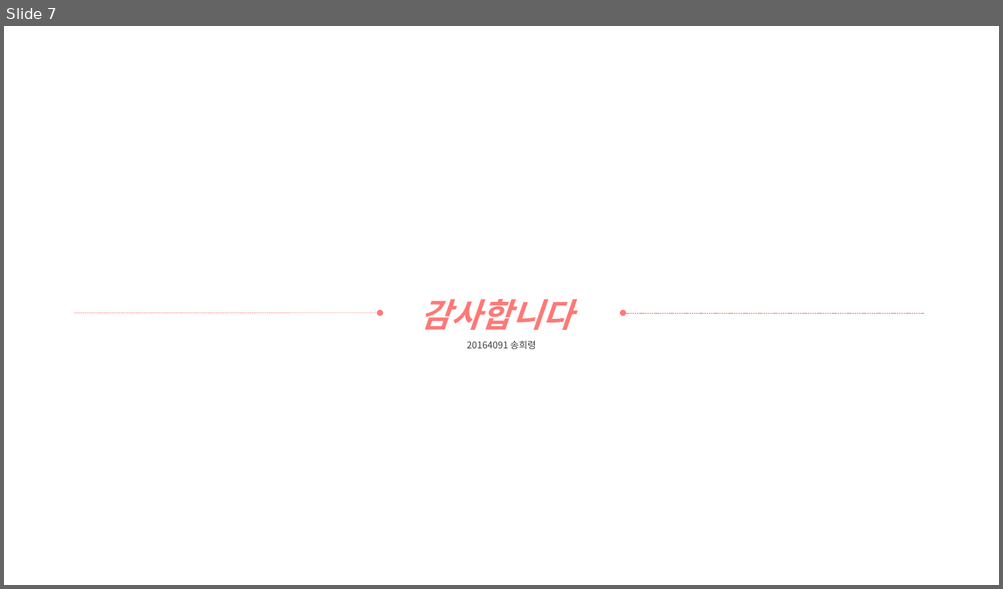
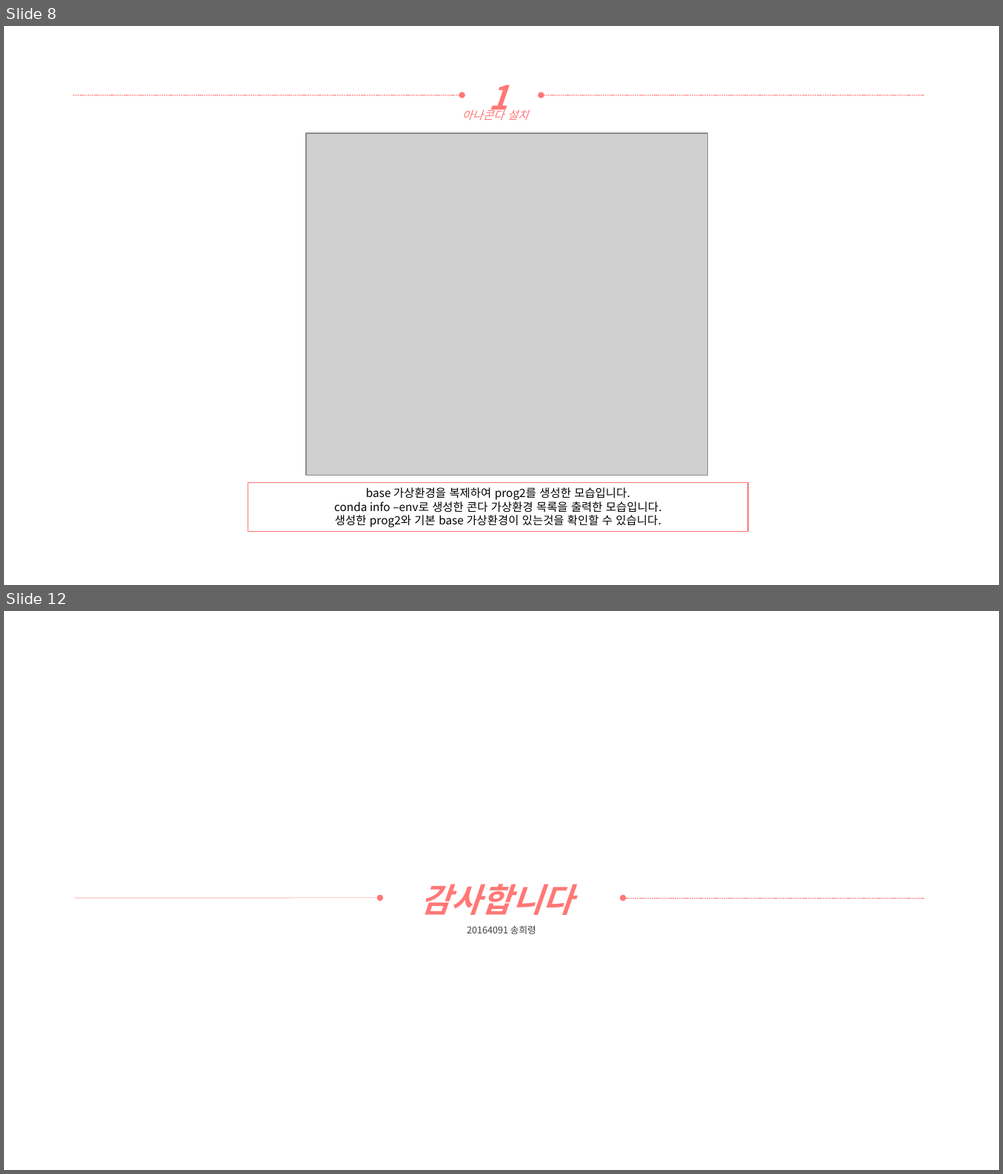
Before and after one commit to yooatom2200/Programing_Base_2, a slide deck: 2장/20164091-송희령-2주차 과제.pptx. Shown one above the other, each under a label of ours: slide 7 before the commit, slides 8 and 12 after it; the slides between them are not shown. The pictures are 1003x589 and 1003x1174 pixels, drawn with LibreOffice and Linux fonts; fonts in the diff are those of the drawing; grey boxes stand for pictures. Boxes give left, top, right and bottom in pixels: in the first picture for what was removed or moved away, otherwise in the second. Text is boxed around its words. In the diff, an @@ line names an element or a change of style, - is before the commit and + after.

```diff
--- a/2장/20164091-송희령-2주차 과제.pptx
+++ b/2장/20164091-송희령-2주차 과제.pptx
@@ slide 8 added at [4,26,999,585], background #FFFFFF @@
@@ text added at [488,85,507,118], 32 pt, text #FF7876, bold, italic @@
+1
@@ arrow added from (73, 96) to (462, 96), #FF7876 0.5 pt dashed @@
@@ text added at [462,107,528,120], 11 pt, text #FF7876, italic @@
+아나콘다 설치
@@ arrow added from (924, 96) to (541, 96), #FF7876 0.5 pt dashed @@
@@ picture added at [306,133,708,476] @@
@@ rectangle added at [248,483,748,532], outline #FF7876 1 pt, 11 pt, text #000000 @@
+base 가상환경을 복제하여 prog2를 생성한 모습입니다.
+conda info –env로 생성한 콘다 가상환경 목록을 출력한 모습입니다.
+생성한 prog2와 기본 base 가상환경이 있는것을 확인할 수 있습니다.
@@ what was slide 7 is now slide 12 @@
```
Also in this commit, not shown: 3 slides changed, 4 other slides added.
